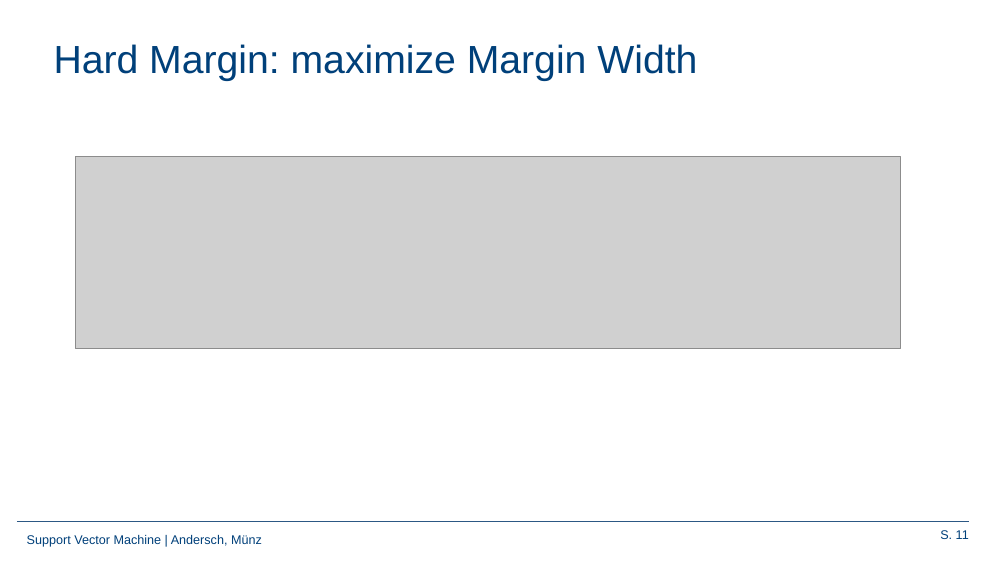
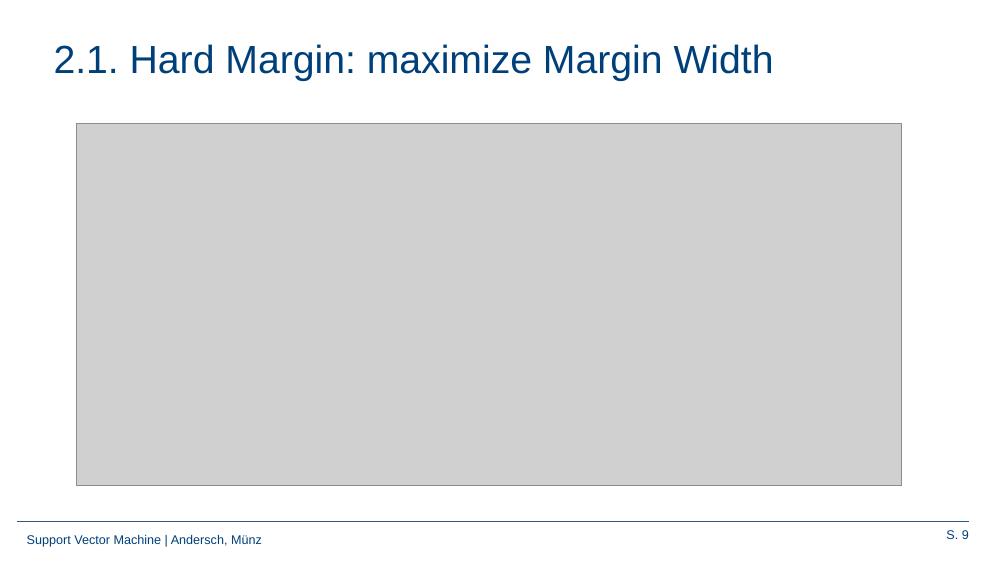
Before and after one commit to Frandersch/Statistical-Machine-Learning, a slide deck: slide 9 of Präsentation/Support Vector Machines.pptx (slide 11 before the commit). Drawn at 1008x567 pixels with LibreOffice and Linux fonts; fonts in the diff are those of the drawing; grey boxes stand for pictures; background and template pictures are left out. Boxes give left, top, right and bottom in pixels: in the first picture for what was removed or moved away, otherwise in the second. Text is boxed around its words. In the diff, an @@ line names an element or a change of style, - is before the commit and + after.

```diff
--- a/Präsentation/Support Vector Machines.pptx
+++ b/Präsentation/Support Vector Machines.pptx
@@ title at box(54, 44, 774, 81): text changed @@
-Hard Margin: maximize Margin Width
+2.1. Hard Margin: maximize Margin Width
@@ picture: place and size @@
-picture at box(76, 156, 901, 349)
+picture at box(77, 124, 902, 486)
@@ page number at box(946, 530, 969, 539): text changed @@
-S. 11
+S. 9
```
Also in this commit, not shown: 13 other slides changed, 4 slides added, 6 slides removed.
